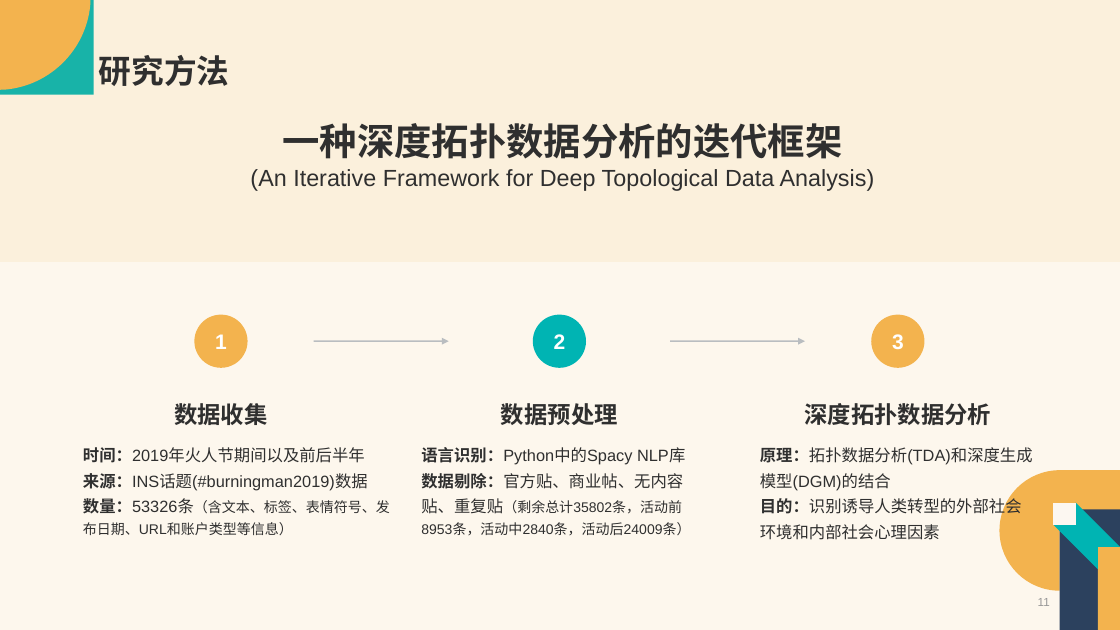
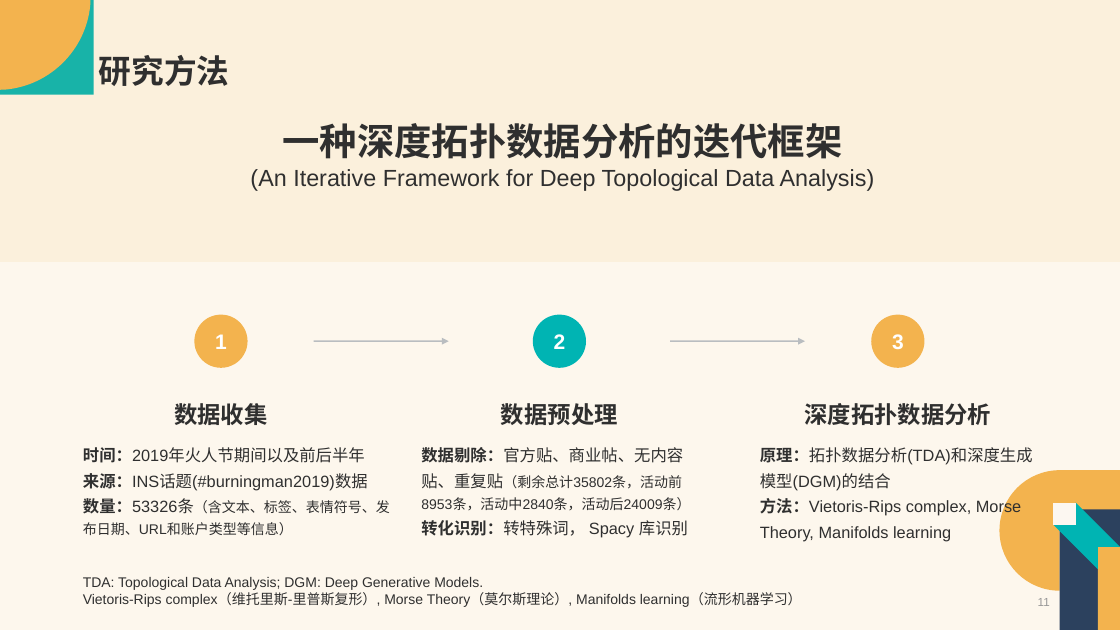
Before and after one commit to Vaelubo/Research, a slide deck: slide 11 of SSCI文章汇报-卢波.pptx. Drawn at 1120x630 pixels with LibreOffice and Linux fonts; fonts in the diff are those of the drawing. Boxes give left, top, right and bottom in pixels: in the first picture for what was removed or moved away, otherwise in the second. Text is boxed around its words. In the diff, an @@ line names an element or a change of style, - is before the commit and + after.

Commit message:
旅游目的地0424汇报版

```diff
--- a/SSCI文章汇报-卢波.pptx
+++ b/SSCI文章汇报-卢波.pptx
@@ text at [421, 447, 685, 465]: paragraph removed @@
-语言识别：Python中的Spacy NLP库
@@ text at [760, 498, 1021, 541]: text changed @@
-目的：识别诱导人类转型的外部社会环境和内部社会心理因素
+方法：Vietoris-Rips complex, Morse Theory, Manifolds learning
@@ text at [421, 520, 688, 538]: paragraph added @@
+转化识别：转特殊词， Spacy 库识别
@@ text added at [83, 577, 802, 607], 12 pt, text #2F2F2F @@
+TDA: Topological Data Analysis; DGM: Deep Generative Models.
+Vietoris-Rips complex（维托里斯-里普斯复形）, Morse Theory（莫尔斯理论）, Manifolds learning（流形机器学习）
```
Also in this commit, not shown: 17 other slides changed, 2 other files.
